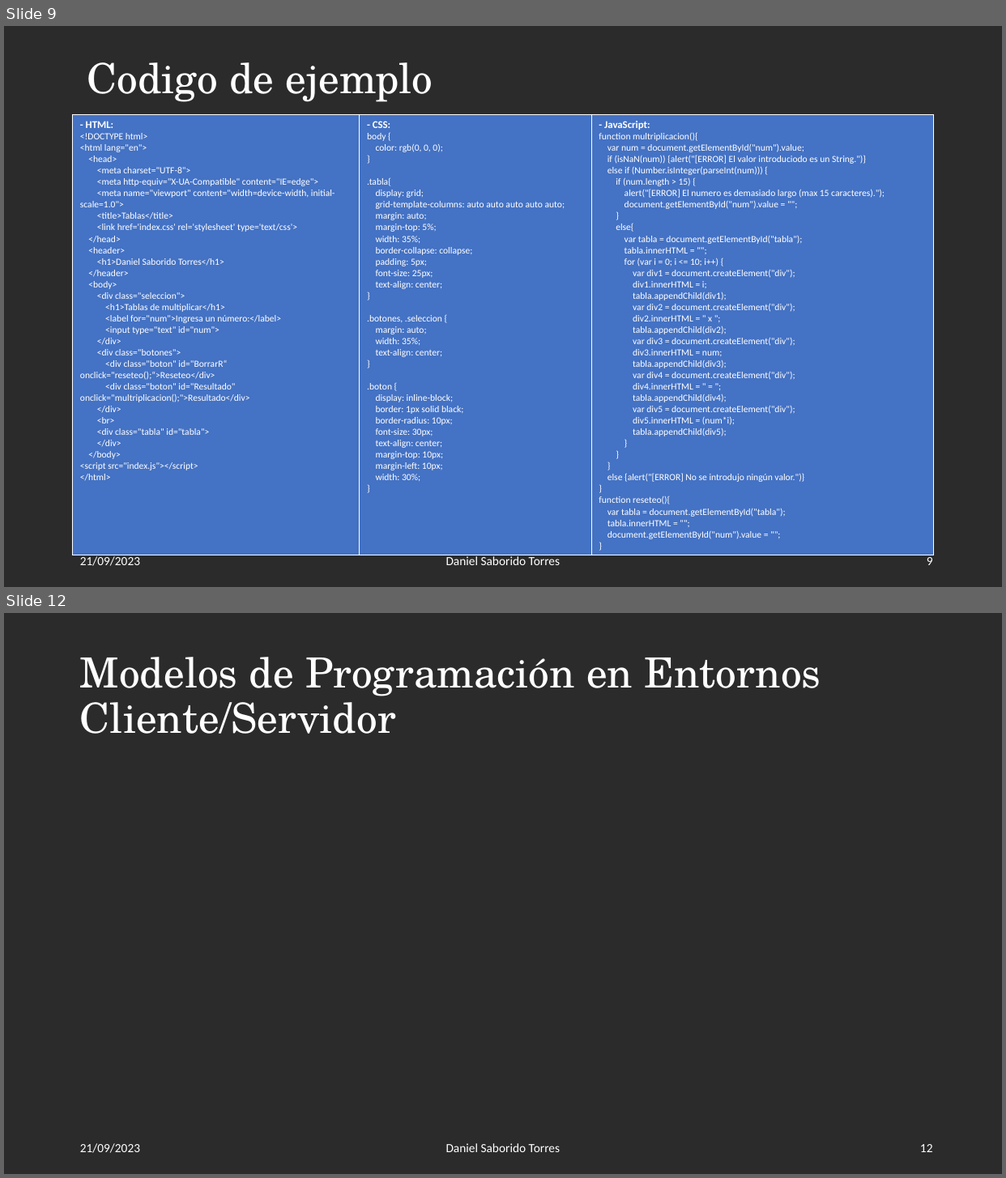
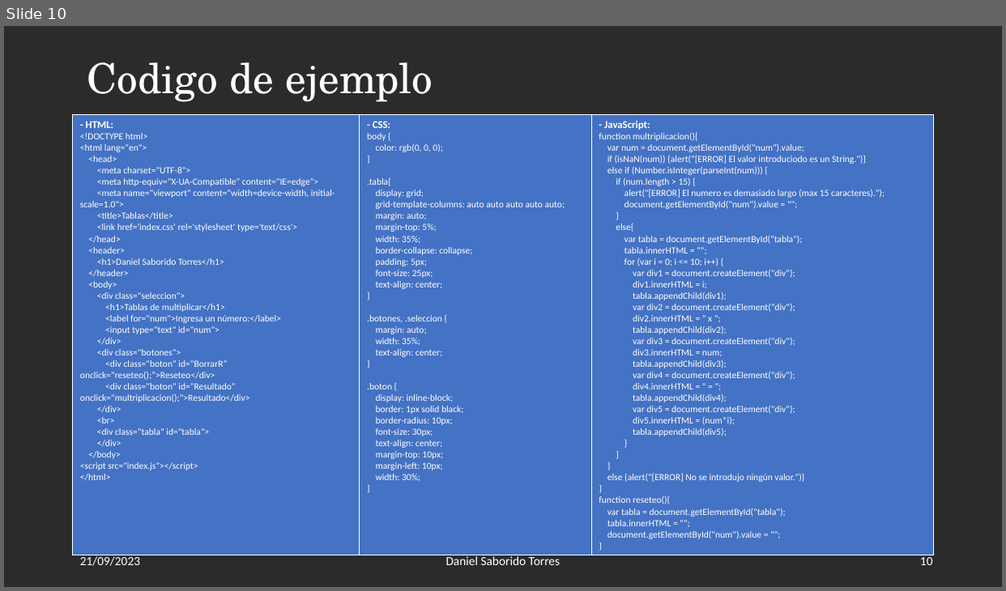
Before and after one commit to DanielSaborido/2-DAW, a slide deck: DWECliente/P1_SaboridoTorresDaniel_DWEC.pptx. Shown one above the other, each under a label of ours: slides 9 and 12 before the commit, slide 10 after it; the slides between them are not shown. The pictures are 1006x1178 and 1006x591 pixels, drawn with LibreOffice and Linux fonts; fonts in the diff are those of the drawing; background and template pictures are left out; a plain dark background stands for a picture behind light text. Boxes give left, top, right and bottom in pixels: in the first picture for what was removed or moved away, otherwise in the second. Text is boxed around its words. In the diff, an @@ line names an element or a change of style, - is before the commit and + after.

```diff
--- a/DWECliente/P1_SaboridoTorresDaniel_DWEC.pptx
+++ b/DWECliente/P1_SaboridoTorresDaniel_DWEC.pptx
@@ slide 12 removed at box(4, 613, 1002, 1174), background picture (left out) @@
@@ title removed at box(80, 657, 820, 734) @@
-Modelos de Programación en Entornos Cliente/Servidor
@@ text removed at box(80, 1144, 140, 1153) @@
-21/09/2023
@@ text removed at box(446, 1144, 560, 1152) @@
-Daniel Saborido Torres
@@ page number removed at box(920, 1144, 933, 1152) @@
-12
@@ what was slide 9 is now slide 10 @@
@@ page number at box(920, 555, 933, 565): text changed @@
-9
+10
```
Also in this commit, not shown: 4 slides changed, 1 other file.
